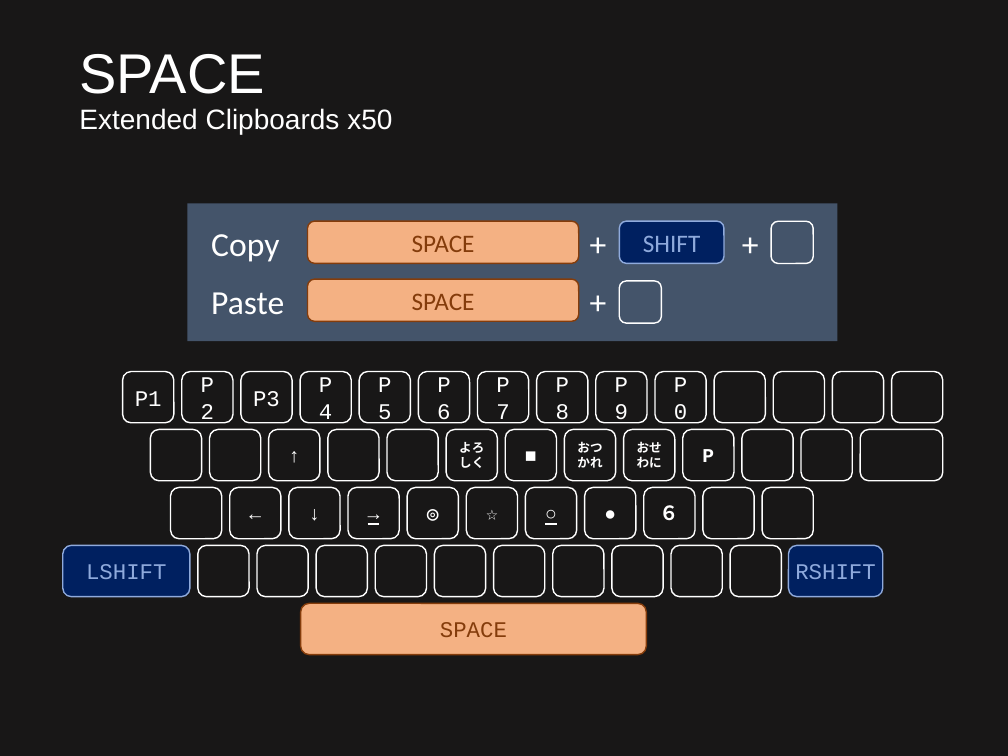
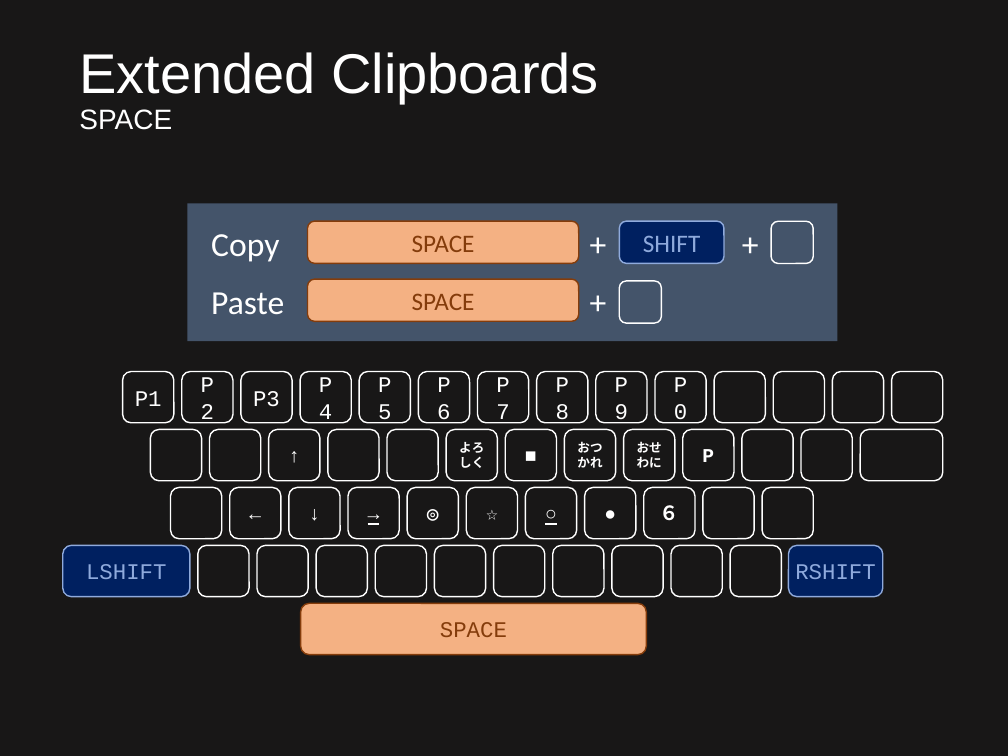
Before and after one commit to ittooo66/myAHKv2, a slide deck: slide 5 of MANUAL.pptx. Drawn at 1008x756 pixels with LibreOffice and Linux fonts; fonts in the diff are those of the drawing. Boxes give left, top, right and bottom in pixels: in the first picture for what was removed or moved away, otherwise in the second. Text is boxed around its words. In the diff, an @@ line names an element or a change of style, - is before the commit and + after.

```diff
--- a/MANUAL.pptx
+++ b/MANUAL.pptx
@@ title at box(79, 52, 599, 130): text changed; size 20 to 40 pt @@
-SPACE
-Extended Clipboards x50
+Extended Clipboards
+SPACE
```
Also in this commit, not shown: 6 other slides changed.
